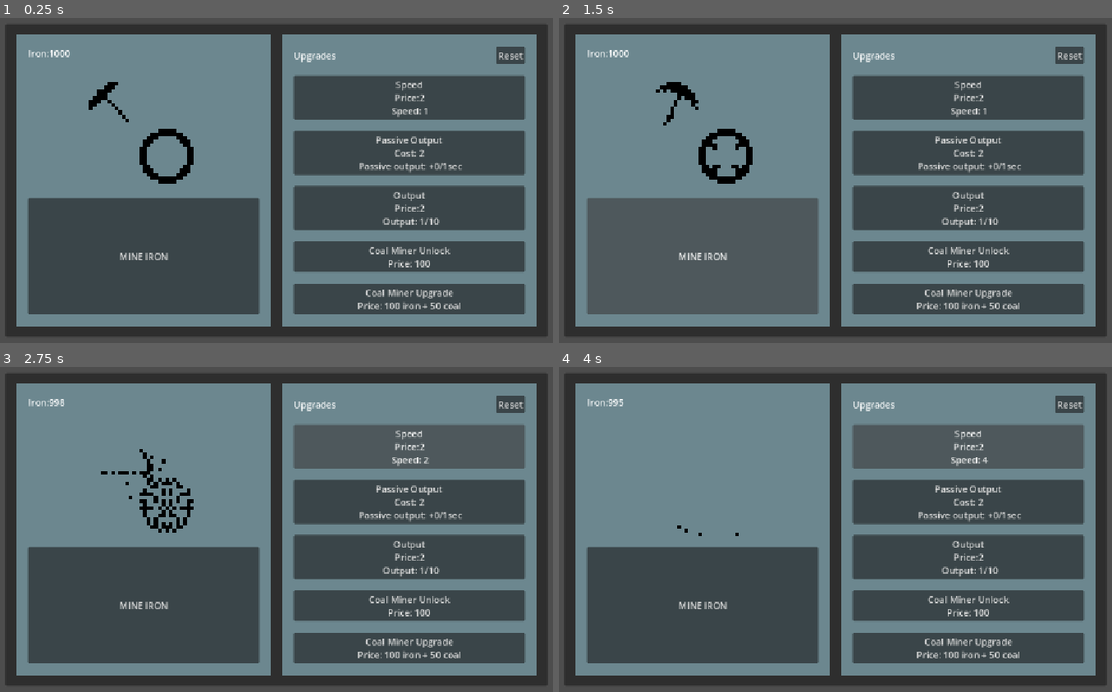
Above: before the commit, frames 1-4 (two rows, left to right).
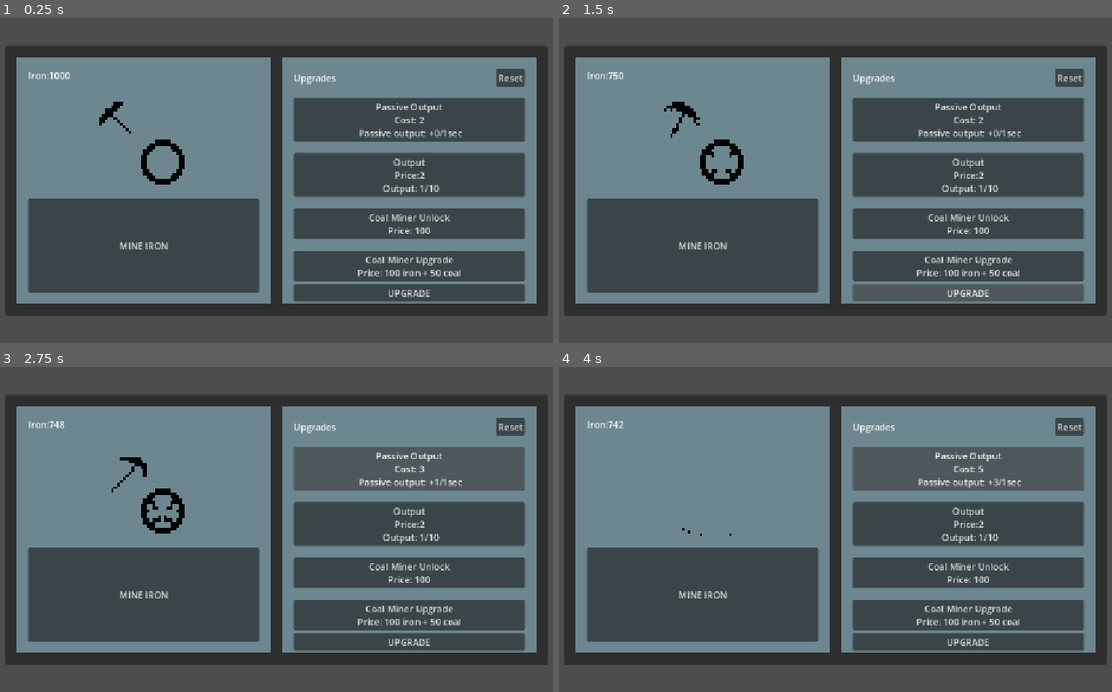
Above: after the commit, the same moments.

Repository: kmelkon/mine-incremental-tutorial-extended
Game: Godot game, scene res://main.tscn
Two runs of this game, one before a commit and one after it. Both use one fixed random seed, a clock stepped at 60 frames per second and the inputs below.
Inputs (mouse positions are in pixels of both pictures, inside the frame that each line leads up to):
- Up to frame 1 (0.25 s): no input
- Up to frame 2 (1.5 s): click "MINE IRON" at 0.5 s; click "MINE IRON" (after the commit: "UPGRADE") at 1.25 s
- Up to frame 3 (2.75 s): click (409, 445) at 2 s, where only the run before the commit has a clickable "Speed Price:2 Speed: 1"
- Up to frame 4 (4 s): click (968, 445) at 2.75 s, where only the run before the commit has a clickable "Speed Price:2 Speed: 2"; click (968, 445) at 3.5 s, where only the run before the commit has a clickable "Speed Price:2 Speed: 3"

The runs differ from the first frame. In frame 1, 37% of the frame differs, in the area x 0-100%, y 2-98%; in frame 2, 37%; in frame 3, 37%; in frame 4, 36%.

Commit message:
Add a dumb button component to get familiar with signals

Diff:
--- a/main.gd
+++ b/main.gd
@@ -14,6 +14,7 @@
 @onready var mine_coal_button: Button = %MineCoalButton
 
 var game_data: GameData = GameData.new()
+var upgrade_data: UpgradeData = UpgradeData.new()
 
 var output_cost = 2
 var speed_cost = 2
@@ -34,8 +35,7 @@
 
 func _ready() -> void:
 	game_data.resources_changed.connect(_on_resources_changed)
-
-
+	upgrade_data.upgrade_bought.connect(_on_upgrade_bought)
 	update_text()
 
 func _process(delta: float) -> void:
@@ -133,3 +133,19 @@
 
 func _on_resources_changed() -> void:
 	update_text()
+
+func _on_upgrade_bought() -> void:
+	print("upgrade bought")
+	pass
+
+func _on_upgrade_button_control_upgrade_requested(upgrade_id: StringName) -> void:
+	match upgrade_id:
+		&"pickaxe":
+			# main asks upgrade data: "how much does a pick axe cost?"
+			# main asks game data: "can player afford this upgrade?"
+			if game_data.can_spend_resource("iron", upgrade_data.upgrades["pickaxe"]["cost"]["iron"]):
+				# main spends iron (or whatever is needed
+				game_data.spend_resource("iron", upgrade_data.upgrades["pickaxe"]["cost"]["iron"])
+				# main tells upgrade data: buy upgrade with this upgrade id
+				upgrade_data.buy_upgrade(upgrade_id)
+				print("pickaxe BOUGHT!")
--- a/main.tscn
+++ b/main.tscn
@@ -3,6 +3,7 @@
 [ext_resource type="Script" uid="uid://dt2ofan62emnk" path="res://main.gd" id="1_kq58d"]
 [ext_resource type="Texture2D" uid="uid://bp303jl84keoq" path="res://Mine2/MineAnim2.png" id="1_qsp4k"]
 [ext_resource type="Texture2D" uid="uid://dsdtu6ur7mm74" path="res://Mine2/MineAnim3.png" id="2_kq58d"]
+[ext_resource type="PackedScene" uid="uid://osc4al1hvgoh" path="res://upgrade_button_control.tscn" id="3_htxhm"]
 [ext_resource type="Texture2D" uid="uid://uyj27chgw804" path="res://Mine2/MineAnim4.png" id="3_seu75"]
 [ext_resource type="Texture2D" uid="uid://bew0jbxjpwj53" path="res://Mine2/MineAnim5.png" id="4_htxhm"]
 [ext_resource type="Texture2D" uid="uid://j4av2go76ikj" path="res://Mine2/MineAnim6.png" id="5_jq2sk"]
@@ -193,6 +194,7 @@
 
 [node name="SpeedUpgradeButton" type="Button" parent="MarginContainer/PanelContainer/MarginContainer/HBoxContainer/Upgrades/MarginContainer/VBoxContainer" unique_id=1868737431]
 unique_name_in_owner = true
+visible = false
 layout_mode = 2
 size_flags_vertical = 3
 text = "Speed"
@@ -236,6 +238,12 @@
 size_flags_vertical = 3
 text = "Coal Miner Upgrade"
 
+[node name="UpgradeButtonControl" parent="MarginContainer/PanelContainer/MarginContainer/HBoxContainer/Upgrades/MarginContainer/VBoxContainer" unique_id=574934227 instance=ExtResource("3_htxhm")]
+layout_mode = 2
+upgrade_id = &"pickaxe"
+cost = 250
+upgrade_amount = 10
+
 [node name="MineAnimationPlayer" type="AnimationPlayer" parent="." unique_id=1486491023]
 unique_name_in_owner = true
 libraries/ = SubResource("AnimationLibrary_ruth0")
@@ -252,5 +260,6 @@
 [connection signal="pressed" from="MarginContainer/PanelContainer/MarginContainer/HBoxContainer/Upgrades/MarginContainer/VBoxContainer/OutputUpgradeButton" to="." method="_on_output_upgrade_button_pressed"]
 [connection signal="pressed" from="MarginContainer/PanelContainer/MarginContainer/HBoxContainer/Upgrades/MarginContainer/VBoxContainer/CoalMinerUnlockButton" to="." method="_on_coal_miner_unlock_button_pressed"]
 [connection signal="pressed" from="MarginContainer/PanelContainer/MarginContainer/HBoxContainer/Upgrades/MarginContainer/VBoxContainer/CoalMinerUpgradeButton" to="." method="_on_coal_miner_upgrade_button_pressed"]
+[connection signal="upgrade_requested" from="MarginContainer/PanelContainer/MarginContainer/HBoxContainer/Upgrades/MarginContainer/VBoxContainer/UpgradeButtonControl" to="." method="_on_upgrade_button_control_upgrade_requested"]
 [connection signal="animation_finished" from="MineAnimationPlayer" to="." method="_on_animation_player_animation_finished"]
 [connection signal="timeout" from="PassiveOutputTimer" to="." method="_on_passive_output_timer_timeout"]
--- /dev/null
+++ b/upgrade_button_control.gd
@@ -0,0 +1,19 @@
+extends Control
+
+signal upgrade_requested(upgrade_id: StringName)
+
+@export var upgrade_id: StringName
+@export var cost := 10
+@export var upgrade_amount := 1
+
+
+func _ready() -> void:
+	pass
+
+
+func _process(delta: float) -> void:
+	pass
+
+func _on_button_pressed() -> void:
+	print("upgrade button PRESSED!")
+	upgrade_requested.emit(upgrade_id)
--- /dev/null
+++ b/upgrade_button_control.tscn
@@ -0,0 +1,40 @@
+[gd_scene format=3 uid="uid://osc4al1hvgoh"]
+
+[ext_resource type="Script" uid="uid://hrkwtyrjlkek" path="res://upgrade_button_control.gd" id="1_3t3ol"]
+
+[node name="UpgradeButtonControl" type="Control" unique_id=574934227]
+layout_mode = 3
+anchors_preset = 15
+anchor_right = 1.0
+anchor_bottom = 1.0
+grow_horizontal = 2
+grow_vertical = 2
+size_flags_horizontal = 3
+size_flags_vertical = 3
+script = ExtResource("1_3t3ol")
+
+[node name="Button" type="Button" parent="." unique_id=272421976]
+layout_mode = 1
+anchors_preset = 15
+anchor_right = 1.0
+anchor_bottom = 1.0
+grow_horizontal = 2
+grow_vertical = 2
+size_flags_vertical = 3
+text = "UPGRADE"
+
+[node name="UpgradeMaxedLabel" type="Label" parent="Button" unique_id=1841832728]
+layout_mode = 1
+anchors_preset = 7
+anchor_left = 0.5
+anchor_top = 1.0
+anchor_right = 0.5
+anchor_bottom = 1.0
+offset_left = -33.5
+offset_top = -30.0
+offset_right = 33.5
+offset_bottom = -7.0
+grow_horizontal = 2
+grow_vertical = 0
+
+[connection signal="pressed" from="Button" to="." method="_on_button_pressed"]
--- /dev/null
+++ b/upgrade_data.gd
@@ -0,0 +1,21 @@
+class_name UpgradeData
+extends Resource
+
+signal upgrade_bought()
+
+
+var upgrades: Dictionary = {
+	"pickaxe": {
+		"cost": { "iron": 250 },
+		"amount": 0,
+		"description": "It's an axe, what did you expect?",
+		"level": 0,
+		"max_level": 10
+	},
+}
+
+func buy_upgrade(upgrade_id: StringName) -> void:
+	upgrades["pickaxe"]["amount"] += 1
+	upgrades["pickaxe"]["level"] += 1
+	upgrades["pickaxe"]["cost"]["iron"] *= 1.15
+	upgrade_bought.emit()
Not shown, added: upgrade_button_control.gd.uid
Not shown, added: upgrade_data.gd.uid
